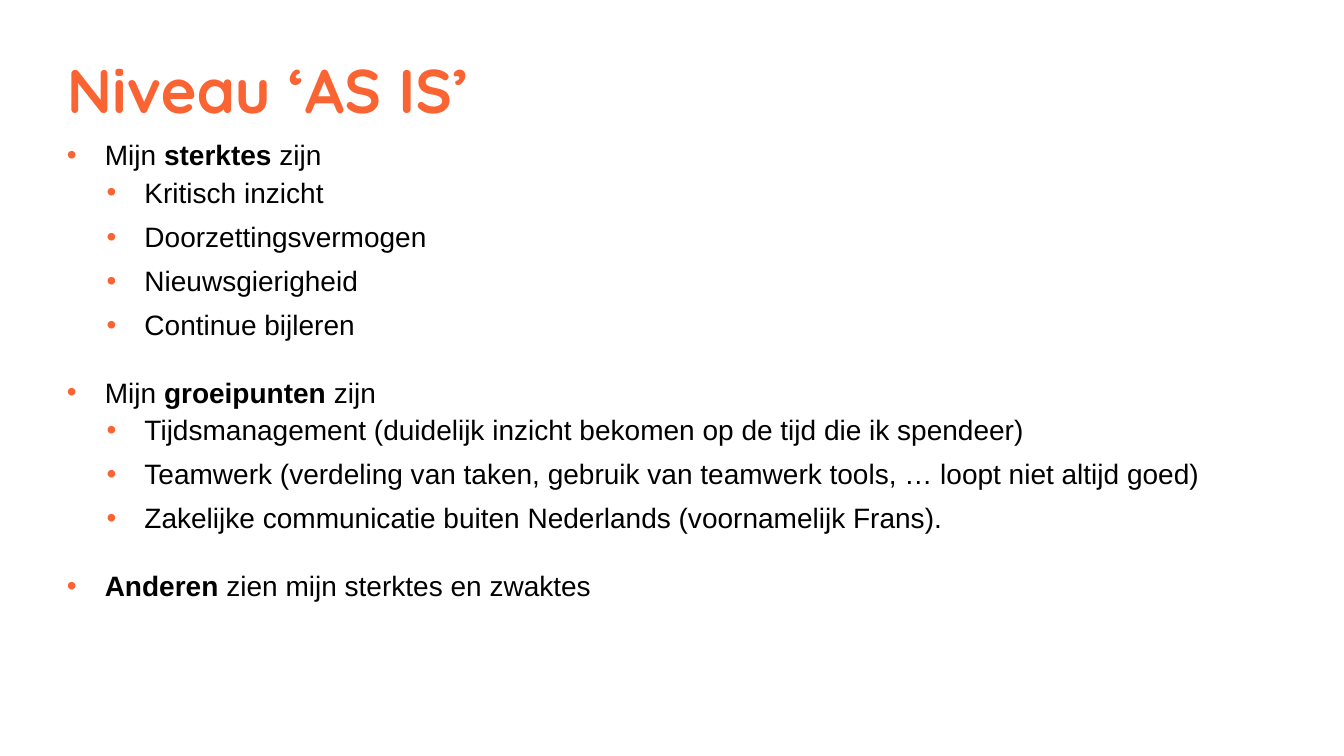
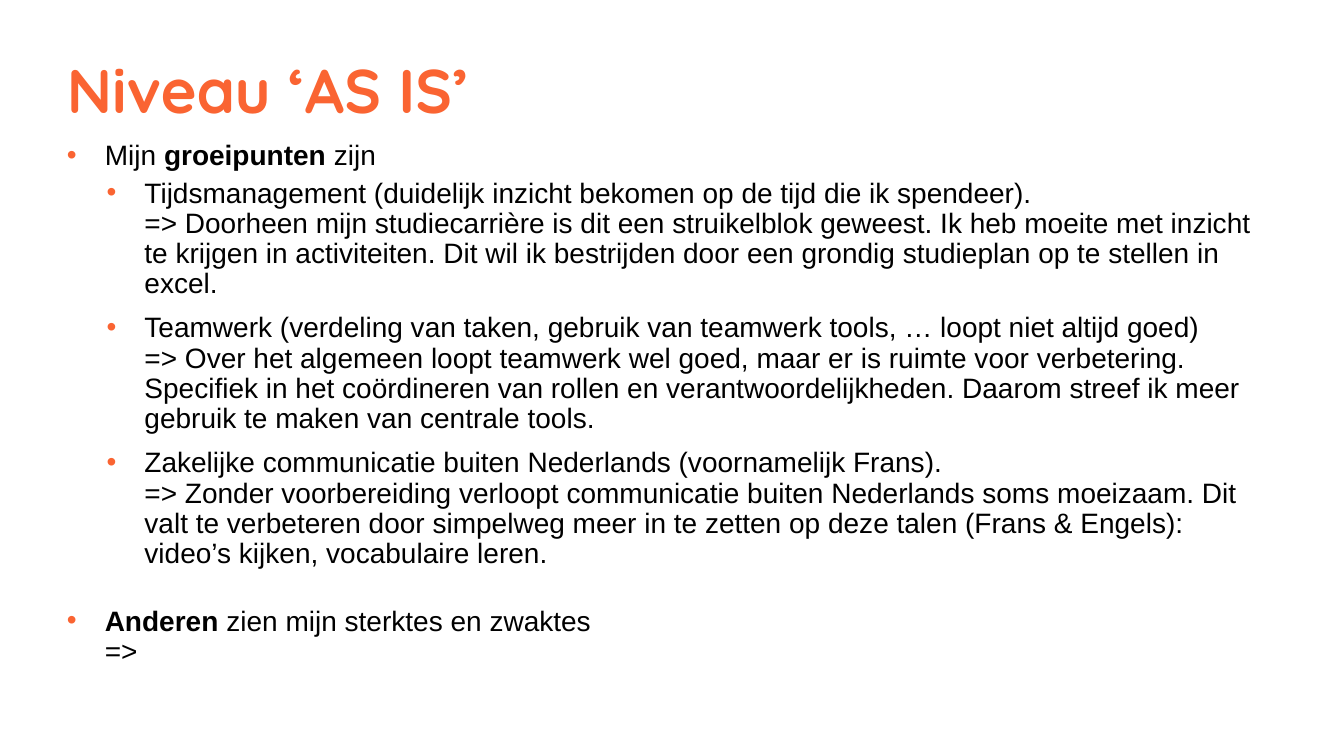
Before and after one commit to Jamey848/Materiaal_vakken_jaar3_semester1, a slide deck: slide 7 of MORE professional/L1. Introductie/MORE professional POP.pptx (slide 6 before the commit). Drawn at 1344x756 pixels with LibreOffice and Linux fonts; fonts in the diff are those of the drawing. Boxes give left, top, right and bottom in pixels: in the first picture for what was removed or moved away, otherwise in the second. Text is boxed around its words. In the diff, an @@ line names an element or a change of style, - is before the commit and + after.

```diff
--- a/MORE professional/L1. Introductie/MORE professional POP.pptx
+++ b/MORE professional/L1. Introductie/MORE professional POP.pptx
@@ text at (105, 144, 426, 340): paragraphs removed @@
-• Mijn sterktes zijn
-  • Kritisch inzicht
-  • Doorzettingsvermogen
-  • Nieuwsgierigheid
-  • Continue bijleren
@@ text at (105, 182, 1250, 636): text changed @@
-  • Tijdsmanagement (duidelijk inzicht bekomen op de tijd die ik spendeer)
-  • Teamwerk (verdeling van taken, gebruik van teamwerk tools, … loopt niet altijd goed)
-  • Zakelijke communicatie buiten Nederlands (voornamelijk Frans).
-• Anderen zien mijn sterktes en zwaktes
+  • Tijdsmanagement (duidelijk inzicht bekomen op de tijd die ik spendeer).
+    => Doorheen mijn studiecarrière is dit een struikelblok geweest. Ik heb moeite met inzicht te krijgen in activiteiten. Dit wil ik bestrijden door een grondig studieplan op te stellen in excel.
+  • Teamwerk (verdeling van taken, gebruik van teamwerk tools, … loopt niet altijd goed)
+    => Over het algemeen loopt teamwerk wel goed, maar er is ruimte voor verbetering. Specifiek in het coördineren van rollen en verantwoordelijkheden. Daarom streef ik meer gebruik te maken van centrale tools.
+  • Zakelijke communicatie buiten Nederlands (voornamelijk Frans).
+    => Zonder voorbereiding verloopt communicatie buiten Nederlands soms moeizaam. Dit valt te verbeteren door simpelweg meer in te zetten op deze talen (Frans & Engels): video’s kijken, vocabulaire leren.
+• Anderen zien mijn sterktes en zwaktes
+  =>
```
Also in this commit, not shown: 1 other slide changed, 1 slide added, 51 other files.
